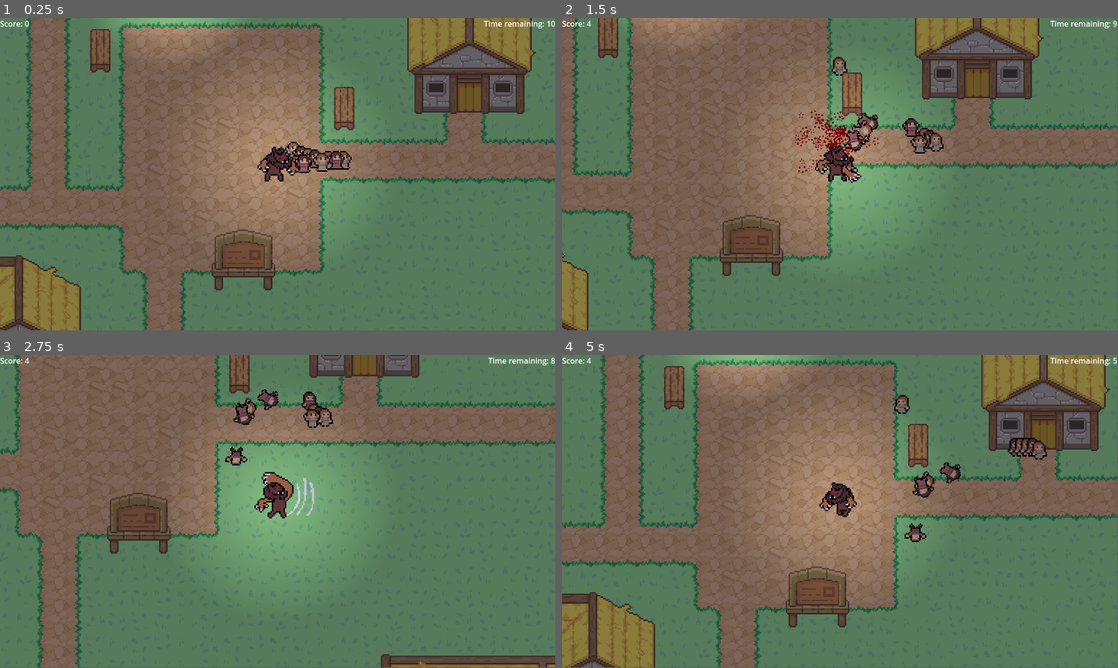
Above: before the commit, frames 1-4 (two rows, left to right).
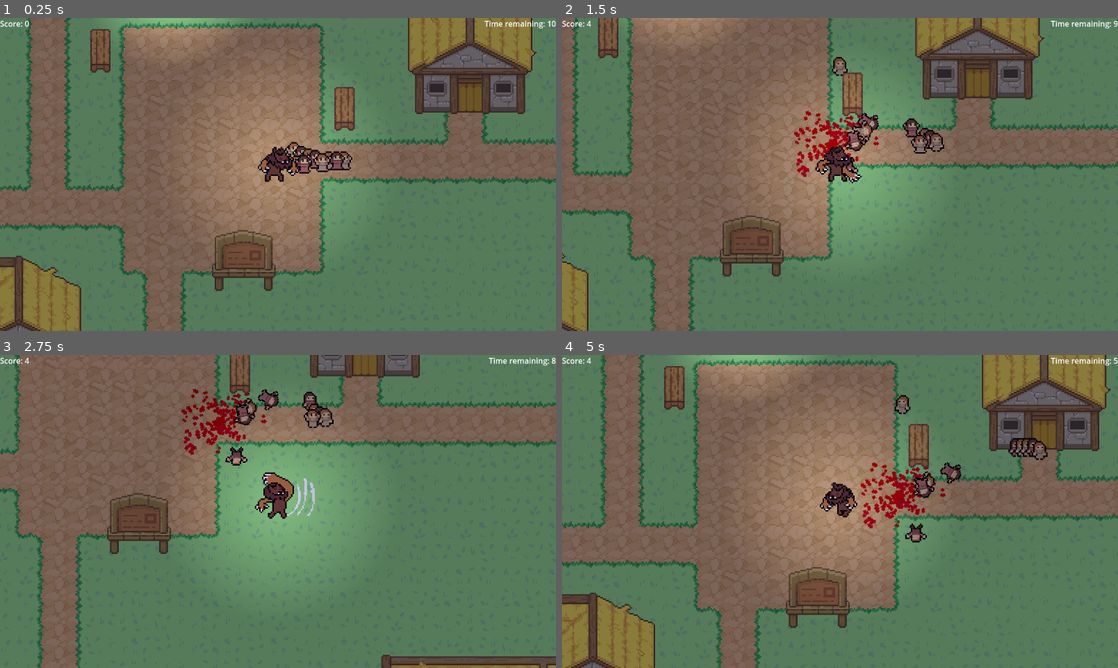
Above: after the commit, the same moments.

Repository: zhang-edward/folk-monster-game
Game: Godot game, scene res://scenes/main.tscn
Same seed, same stepped clock (60 frames per second), same inputs: the game is played once before the commit and once after it.
Inputs:
- Up to frame 1 (0.25 s): no input
- Up to frame 2 (1.5 s): hold D (move_right) 0.53-1.28 s; hold Space (attack) 0.53-1.28 s; hold S (move_down) from 1.28 s (still down); tap Space (attack) at 1.35 s
- Up to frame 3 (2.75 s): release S (move_down) at 2.03 s; hold D (move_right) from 2.03 s (still down); hold Space (attack) from 2.03 s (still down)
- Up to frame 4 (5 s): release D (move_right) at 2.78 s; release Space (attack) at 2.78 s; hold Up (move_up) 2.78-3.53 s; tap Space (attack) at 2.85, 4.35 s; hold Space (attack) 3.53-4.28 s; hold A (move_left) from 3.53 s (still down)
The window is 799x449 before the commit and 800x450 after it. Grey fills any space a smaller window leaves; there, only what the larger window draws over its background counts as a difference.

The runs differ from the first frame. In frame 1, 2.5% of the frame differs, in the area x 0-100%, y 0-100%; in frame 2, 3.0%; in frame 3, 2.9%; in frame 4, 3.5%.

Commit message:
Blood splatters stay

Diff:
--- a/prefabs/BloodSplatterParticles.tscn
+++ b/prefabs/BloodSplatterParticles.tscn
@@ -1,21 +1,21 @@
-[gd_scene load_steps=3 format=3 uid="uid://cew0y7c7p2ccs"]
+[gd_scene load_steps=4 format=3 uid="uid://cew0y7c7p2ccs"]
 
 [ext_resource type="Texture2D" uid="uid://byqmlvrqqxw83" path="res://sprites/blood.png" id="1_evs5m"]
+[ext_resource type="Script" path="res://scripts/BloodSplatterParticles.gd" id="2_rd8ur"]
 
 [sub_resource type="Gradient" id="Gradient_5yo5l"]
-colors = PackedColorArray(0.560784, 0, 0, 1, 1, 1, 1, 1)
+colors = PackedColorArray(1, 0, 0, 1, 1, 1, 1, 1)
 
 [node name="BloodSplatterParticles" type="CPUParticles2D"]
 z_index = -20
-position = Vector2(2.08165e-12, 2.08165e-12)
+position = Vector2(-4.33681e-19, -2.1684e-19)
 rotation = 0.00222609
 emitting = false
-amount = 50
+amount = 20
 lifetime = 5.0
 one_shot = true
 speed_scale = 4.0
 explosiveness = 1.0
-lifetime_randomness = 1.0
 texture = ExtResource("1_evs5m")
 emission_shape = 1
 emission_sphere_radius = 30.0
@@ -30,3 +30,4 @@
 scale_amount_max = 4.0
 color = Color(0.792157, 0, 0.145098, 1)
 color_initial_ramp = SubResource("Gradient_5yo5l")
+script = ExtResource("2_rd8ur")
--- a/project.godot
+++ b/project.godot
@@ -21,6 +21,7 @@
 
 [display]
 
+window/stretch/mode="viewport"
 window/dpi/allow_hidpi=false
 
 [input]
--- /dev/null
+++ b/scripts/BloodSplatterParticles.gd
@@ -0,0 +1,12 @@
+extends CPUParticles2D
+
+var timer = 0
+
+func _ready():
+	pass
+
+func _process(delta):
+	timer += delta
+	print(timer)
+	if timer >= 1:
+		speed_scale = 0
Binary file changed: sprites/blood.png
